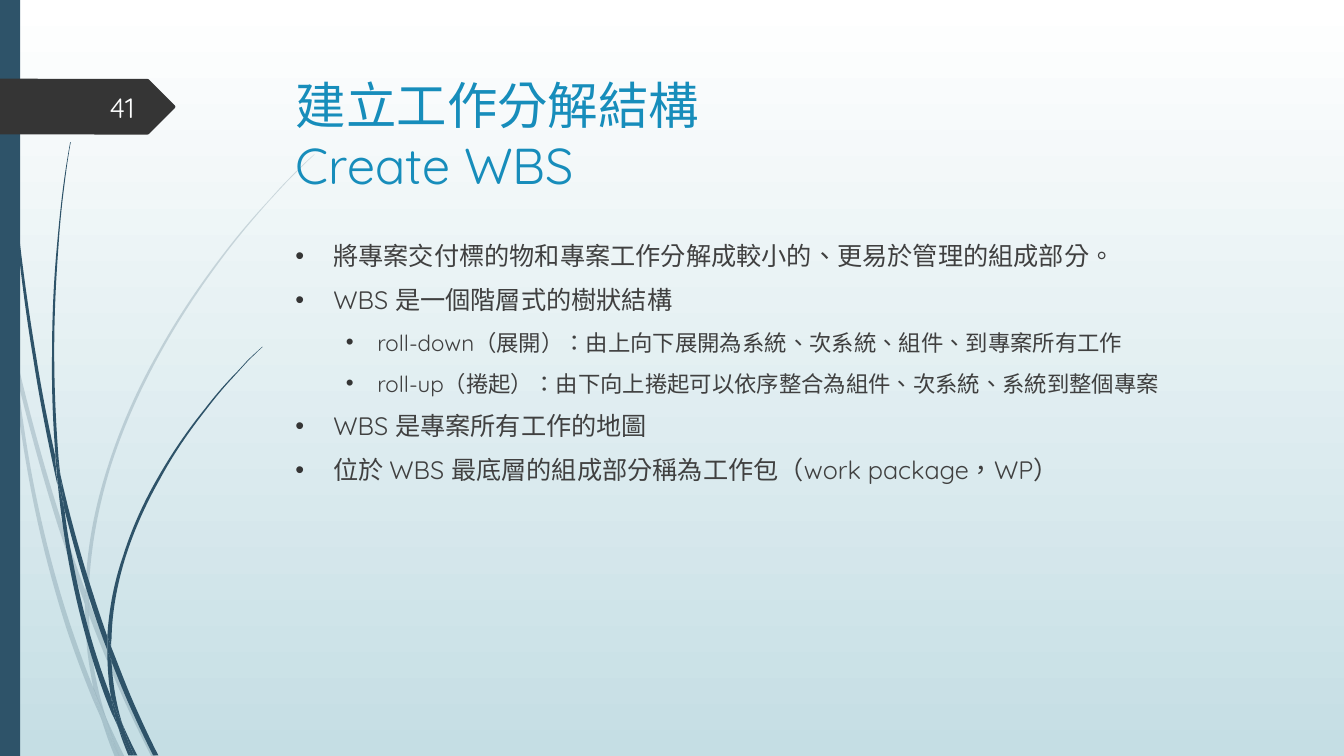
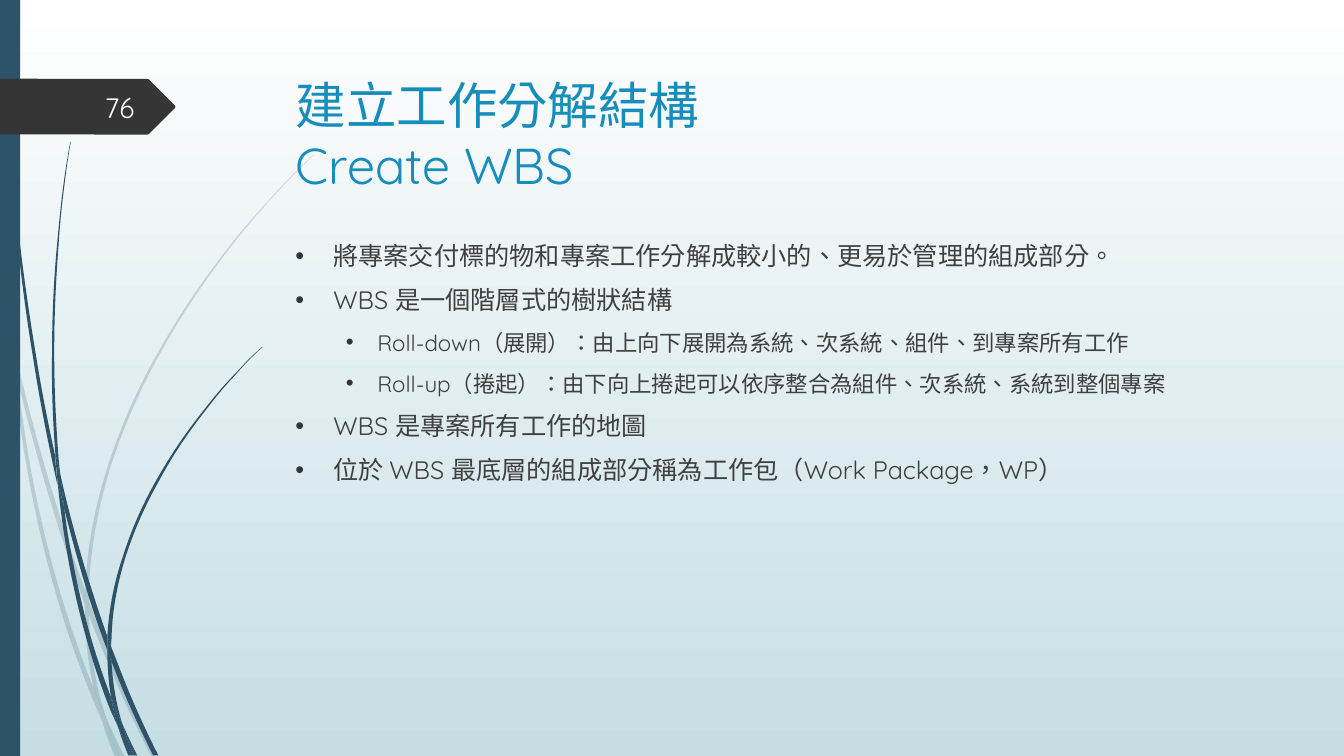
Before and after one commit to ywdeng/uscojywdeng, a slide deck: slide 76 of src/assets/1091/ProjectManagement/CH06/06.pptx (slide 41 before the commit). Drawn at 1344x756 pixels with LibreOffice and Linux fonts; fonts in the diff are those of the drawing. Boxes give left, top, right and bottom in pixels: in the first picture for what was removed or moved away, otherwise in the second. Text is boxed around its words. In the diff, an @@ line names an element or a change of style, - is before the commit and + after.

```diff
--- a/src/assets/1091/ProjectManagement/CH06/06.pptx
+++ b/src/assets/1091/ProjectManagement/CH06/06.pptx
@@ page number at (105,98,135,119): text changed @@
-41
+76
@@ text at (377,332,1165,397): text changed @@
-  • roll-down（展開）：由上向下展開為系統、次系統、組件、到專案所有工作
-  • roll-up（捲起）：由下向上捲起可以依序整合為組件、次系統、系統到整個專案
+  • Roll-down（展開）：由上向下展開為系統、次系統、組件、到專案所有工作
+  • Roll-up（捲起）：由下向上捲起可以依序整合為組件、次系統、系統到整個專案
@@ text at (333,457,1064,484): text changed @@
-• 位於 WBS 最底層的組成部分稱為工作包（work package，WP）
+• 位於 WBS 最底層的組成部分稱為工作包（Work Package，WP）
```
Also in this commit, not shown: 16 other slides changed, 44 slides added, 3 slides removed, 4 other files.
